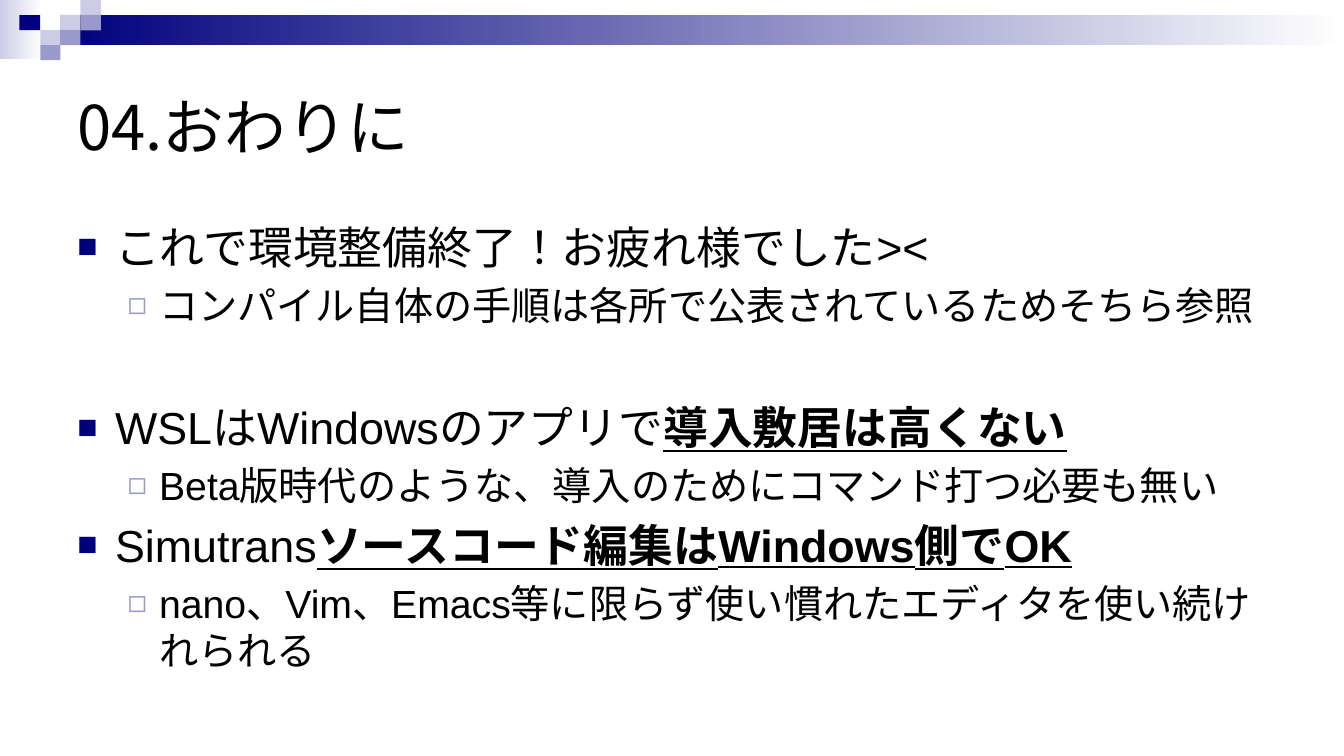
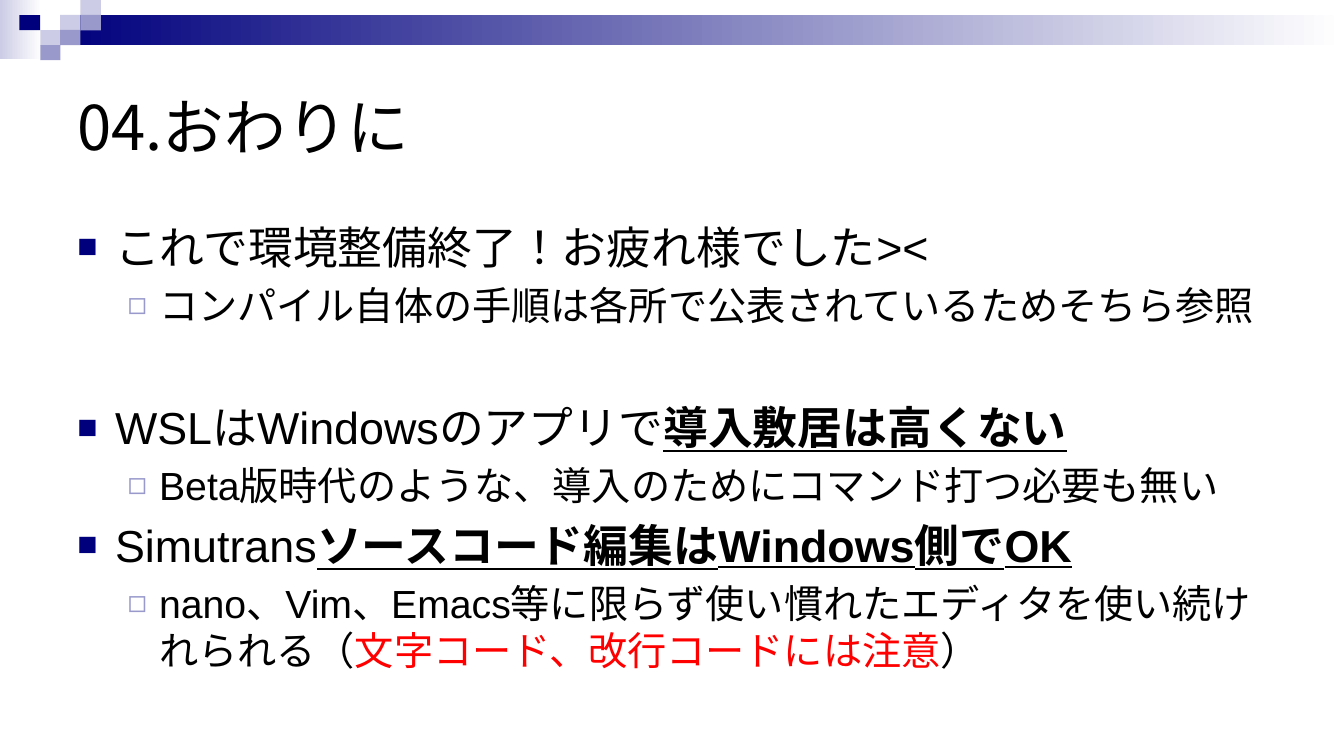
Before and after one commit to rensuke/SIMUonWSL, a slide deck: slide 19 of SIMU_ON_WSL.pptx. Drawn at 1344x756 pixels with LibreOffice and Linux fonts; fonts in the diff are those of the drawing. Boxes give left, top, right and bottom in pixels: in the first picture for what was removed or moved away, otherwise in the second. Text is boxed around its words. In the diff, an @@ line names an element or a change of style, - is before the commit and + after.

```diff
--- a/SIMU_ON_WSL.pptx
+++ b/SIMU_ON_WSL.pptx
@@ text at <box>159,587,1251,669</box>: text changed @@
-  ◻ nano、Vim、Emacs等に限らず使い慣れたエディタを使い続けれられる
+  ◻ nano、Vim、Emacs等に限らず使い慣れたエディタを使い続けれられる（文字コード、改行コードには注意）
```
Also in this commit, not shown: 1 other slide changed.
